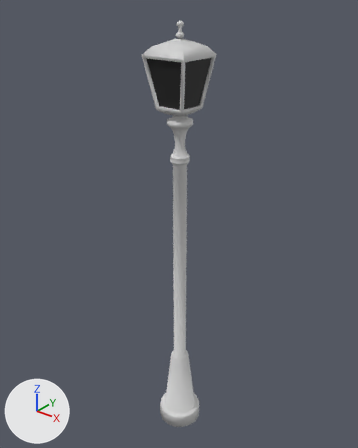
Before and after pictures for a commit that changed the OBJ model Demo/Assets/Lamppost.obj.
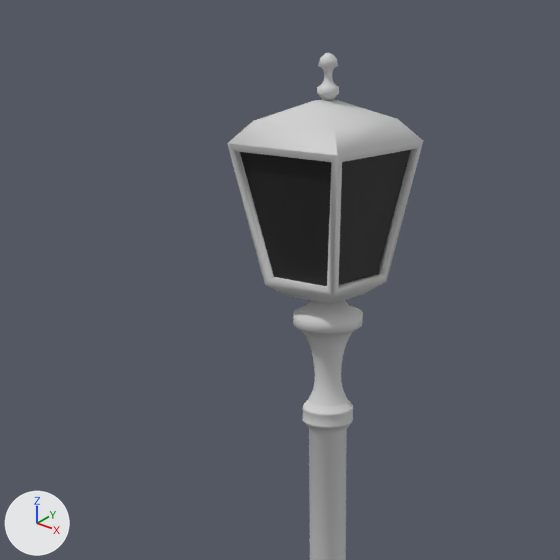
Each version is shown whole from a camera (50 mm lens) standing at (5.07, -6.37, 8.59) and looking at (-0.15, 0.16, 4.54), then close up on the part from 15% to 75% of the width and 0% to 48% of the height. The axes (+X, +Y, +Z) are drawn at lower left. The lights are the same throughout. Where no turn or scale is listed for an object, it has been applied to the vertices.

Names of what the first close-up shows: 'cage', 'cage.001', 'post'.
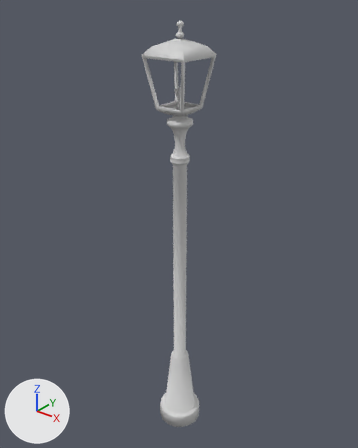
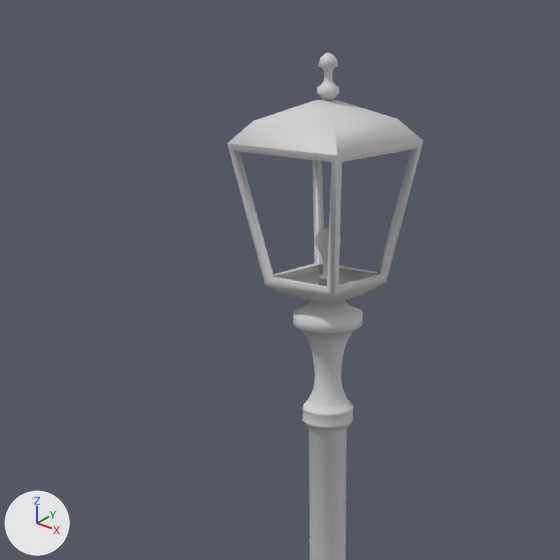
The change in detail:
Object 'cage.001' (ob_cage_001) is deleted.

Where the change shows, as pixel boxes (x1, y1, x2, y2) in the close-ups (560 x 560 px):
'cage.001', deleted (black): before (240, 150, 411, 286)
